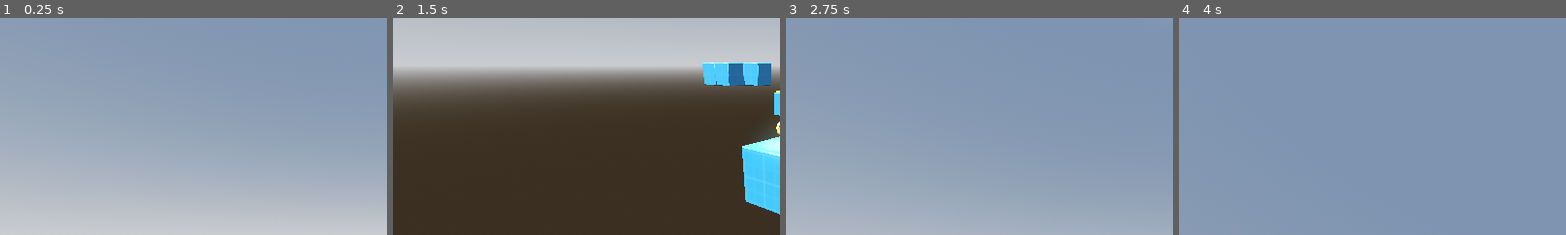
Above: before the commit, frames 1-4 (left to right).
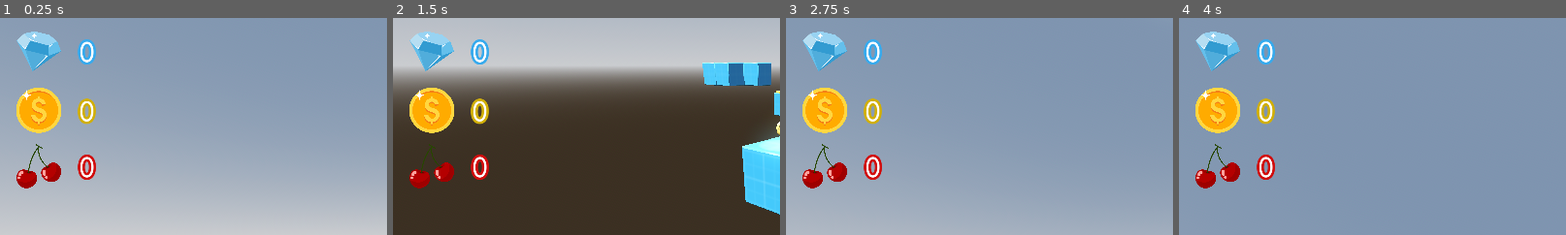
Above: after the commit, the same moments.

Repository: AbsoluteZer0527/My-first-3D-Godot-game
Game: Godot game, scene res://Scenes/game_scene.tscn
Same seed, same stepped clock (60 frames per second), same inputs: the game is played once before the commit and once after it.
Inputs (mouse positions are % of the whole screen's width and height, from its top left):
- Up to frame 1 (0.25 s): no input
- Up to frame 2 (1.5 s): tap Enter (ui_accept) at 0.5, 0.77 s; move the mouse to (55, 50) at 0.52 s; hold W (forward) 0.53-1.28 s; tap Tab at 0.6, 1.35 s; move the mouse to (30, 55) at 1.27 s; hold S (backward) from 1.28 s (still down)
- Up to frame 3 (2.75 s): tap Enter (ui_accept) at 1.52 s; move the mouse to (52, 48) at 2.02 s; release S (backward) at 2.03 s; hold W (forward) from 2.03 s (still down); tap Tab at 2.1 s
- Up to frame 4 (4 s): keep holding W (forward); tap Enter (ui_accept) at 2.75, 3.02, 3.77 s; move the mouse to (45, 70) at 2.77 s; tap Tab at 2.85, 3.6 s; move the mouse to (57, 51) at 3.52 s
The pictures show only the part of the screen within x 0-50%, y 0-50%; the shares and areas given below are measured in that part.

The runs differ from the first frame. In frame 1, 5.3% of the frame differs, in the area x 4-25%, y 6-79%; in frame 2, 5.3%; in frame 3, 5.3%; in frame 4, 5.3%.

Commit message:
UI Labels for each collectibles uses different theme variants

Diff:
--- a/First-3D/new-game-project/Scenes/game_scene.tscn
+++ b/First-3D/new-game-project/Scenes/game_scene.tscn
@@ -7,6 +7,10 @@
 [ext_resource type="Script" uid="uid://shp4psbqq4fv" path="res://Scripts/jump_pad.gd" id="5_rgj8m"]
 [ext_resource type="PackedScene" uid="uid://dtpoxg8oswypy" path="res://Assets/Models/Primitive_Floor.gltf" id="6_2fmhe"]
 [ext_resource type="PackedScene" uid="uid://c131uyqd7r750" path="res://Scenes/collectable.tscn" id="7_2fmhe"]
+[ext_resource type="Texture2D" uid="uid://c8fjg1s34jkmi" path="res://Assets/Textures/diamond_icon.png" id="8_uscyt"]
+[ext_resource type="Theme" uid="uid://catwci5u1txuw" path="res://main_ui.tres" id="9_4xiap"]
+[ext_resource type="Texture2D" uid="uid://hkklphne2xsk" path="res://Assets/Textures/coin_icon.png" id="10_wywco"]
+[ext_resource type="Texture2D" uid="uid://dsk5lukx4qe1p" path="res://Assets/Textures/cherry_icon.png" id="11_ldntv"]
 
 [sub_resource type="ProceduralSkyMaterial" id="ProceduralSkyMaterial_oqyrl"]
 sky_horizon_color = Color(0.66224277, 0.6717428, 0.6867428, 1)
@@ -301,7 +305,64 @@
 [node name="Collectible6" parent="Collectibles" instance=ExtResource("7_2fmhe")]
 transform = Transform3D(1, 0, 0, 0, 1, 0, 0, 0, 1, 0, 0, -12)
 
-[node name="CanvasLayer" type="CanvasLayer" parent="."]
+[node name="UI" type="CanvasLayer" parent="."]
+
+[node name="TextureRect" type="TextureRect" parent="UI"]
+offset_left = 37.0
+offset_top = 25.0
+offset_right = 155.58621
+offset_bottom = 139.0
+texture = ExtResource("8_uscyt")
+expand_mode = 1
+stretch_mode = 5
+
+[node name="Label" type="Label" parent="UI"]
+offset_left = 194.0
+offset_top = 53.0
+offset_right = 238.0
+offset_bottom = 126.0
+theme = ExtResource("9_4xiap")
+text = "0"
+autowrap_mode = 3
+
+[node name="TextureRect2" type="TextureRect" parent="UI"]
+offset_left = 37.0
+offset_top = 172.0
+offset_right = 155.58621
+offset_bottom = 286.0
+texture = ExtResource("10_wywco")
+expand_mode = 1
+stretch_mode = 5
+
+[node name="Label2" type="Label" parent="UI"]
+offset_left = 194.0
+offset_top = 200.0
+offset_right = 238.0
+offset_bottom = 273.0
+rotation = 0.010228087
+theme = ExtResource("9_4xiap")
+theme_type_variation = &"CoinLabel"
+text = "0"
+autowrap_mode = 3
+
+[node name="TextureRect3" type="TextureRect" parent="UI"]
+offset_left = 37.0
+offset_top = 311.0
+offset_right = 155.58621
+offset_bottom = 425.0
+texture = ExtResource("11_ldntv")
+expand_mode = 1
+stretch_mode = 5
+
+[node name="Label3" type="Label" parent="UI"]
+offset_left = 194.0
+offset_top = 339.0
+offset_right = 238.0
+offset_bottom = 412.0
+theme = ExtResource("9_4xiap")
+theme_type_variation = &"CherryLabel"
+text = "0"
+autowrap_mode = 3
 
 [connection signal="body_entered" from="DeathZone" to="GameManager" method="respawn_player"]
 [connection signal="body_entered" from="JumpPad" to="JumpPad" method="_on_body_entered"]
--- a/First-3D/new-game-project/main_ui.tres
+++ b/First-3D/new-game-project/main_ui.tres
@@ -1,3 +1,13 @@
-[gd_resource type="Theme" format=3 uid="uid://catwci5u1txuw"]
+[gd_resource type="Theme" load_steps=2 format=3 uid="uid://catwci5u1txuw"]
+
+[ext_resource type="FontFile" uid="uid://mmpl5v1h5ps5" path="res://Assets/Fonts/ZCOOL-Wenyi.ttf" id="1_ke8oh"]
 
 [resource]
+CherryLabel/base_type = &"Label"
+CherryLabel/colors/font_outline_color = Color(0.82, 0.049200002, 0.049200002, 1)
+CoinLabel/base_type = &"Label"
+CoinLabel/colors/font_outline_color = Color(0.82, 0.68743336, 0.024599977, 1)
+Label/colors/font_outline_color = Color(0.21390001, 0.6674301, 0.93, 1)
+Label/constants/outline_size = 24
+Label/font_sizes/font_size = 72
+Label/fonts/font = ExtResource("1_ke8oh")
Not shown: 1 places in First-3D/new-game-project/Scenes/game_scene.tscn that only renumber resources
